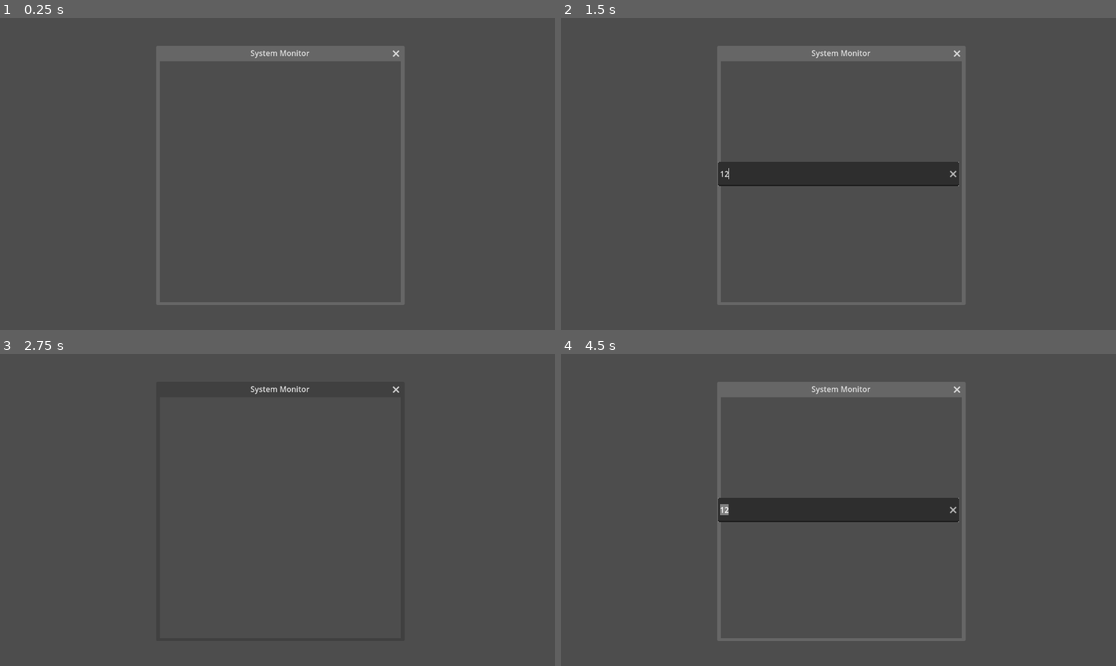
Above: before the commit, frames 1-4 (two rows, left to right).
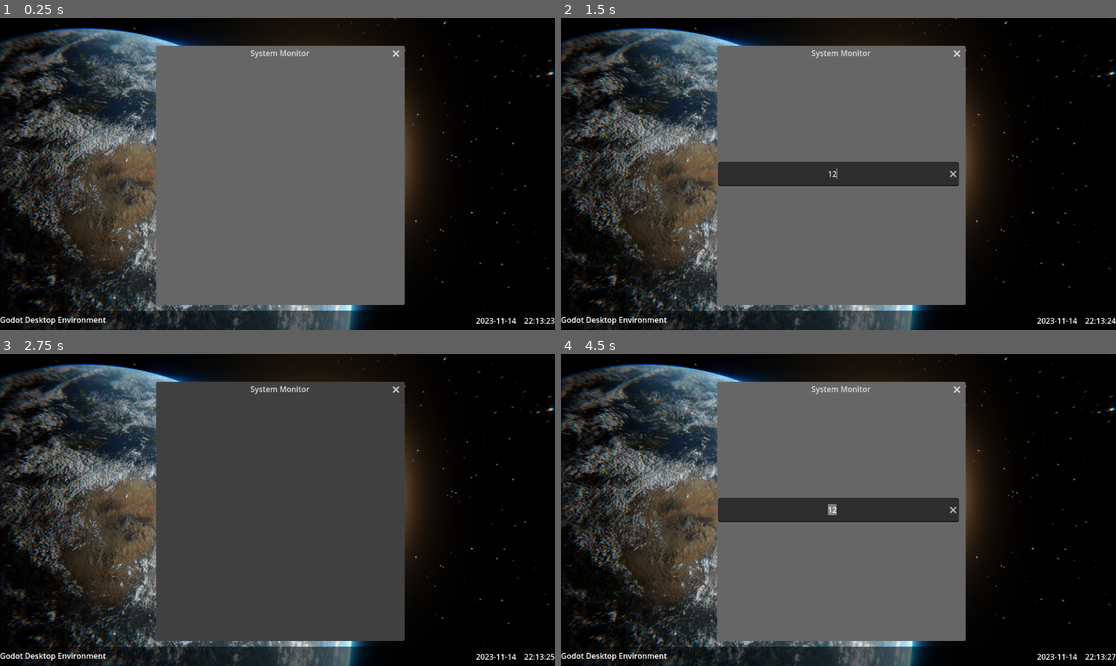
Above: after the commit, the same moments.

Repository: ywmaa/GDE
Game: Godot game, scene res://MainGDE.tscn
Two runs of this game, one before a commit and one after it. Both use one fixed random seed, a clock stepped at 60 frames per second and the inputs below.
Inputs (mouse positions are in pixels of both pictures, inside the frame that each line leads up to):
- Up to frame 1 (0.25 s): no input
- Up to frame 2 (1.5 s): tap Enter at 0.5 s; move the mouse to (960, 158) at 0.52 s; tap Ctrl (Launcher) at 0.6 s; click (960, 158) at 0.67 s; click (838, 174) at 1.27 s; type "12" at 1.35 s
- Up to frame 3 (2.75 s): move the mouse to (166, 525) at 2.02 s; tap Ctrl (Launcher) at 2.1 s; click (166, 525) at 2.17 s
- Up to frame 4 (4.5 s): tap Space at 2.75, 4.25 s; move the mouse to (894, 441) at 2.77 s; tap Ctrl (Launcher) at 2.85, 3.6, 4.35 s; click (894, 441) at 2.92 s; tap Enter at 3.5 s; move the mouse to (810, 572) at 3.52 s; click (810, 572) at 3.67 s; move the mouse to (1005, 556) at 4.27 s; click (1005, 556) at 4.42 s

The runs differ from the first frame. In frame 1, 92% of the frame differs, in the area x 0-100%, y 0-100%; in frame 2, 89%; in frame 3, 59%; in frame 4, 89%.

Commit message:
Background switching test | dock mock up

Diff:
--- /dev/null
+++ b/Apps/Dock/dock.gd
@@ -0,0 +1,14 @@
+extends Control
+class_name Dock
+
+@onready var time_date : Label = $ColorRect/TimeDate
+
+func _ready():
+	pass # Replace with function body.
+
+
+# Called every frame. 'delta' is the elapsed time since the previous frame.
+func _process(delta):
+	var date = Time.get_date_string_from_system()
+	var time = Time.get_time_string_from_system()
+	time_date.text = date + "    " + time
--- /dev/null
+++ b/Apps/Dock/dock.tscn
@@ -0,0 +1,49 @@
+[gd_scene load_steps=3 format=3 uid="uid://b0ir3taxgv0ls"]
+
+[ext_resource type="Script" path="res://Apps/Dock/dock.gd" id="1_y6afu"]
+
+[sub_resource type="LabelSettings" id="LabelSettings_cfwvj"]
+
+[node name="dock" type="Control"]
+custom_minimum_size = Vector2(0, 40)
+layout_mode = 3
+anchors_preset = 12
+anchor_top = 1.0
+anchor_right = 1.0
+anchor_bottom = 1.0
+grow_horizontal = 2
+grow_vertical = 0
+script = ExtResource("1_y6afu")
+
+[node name="ColorRect" type="ColorRect" parent="."]
+anchors_preset = 15
+anchor_right = 1.0
+anchor_bottom = 1.0
+grow_horizontal = 2
+grow_vertical = 2
+color = Color(0, 0, 0, 0.54902)
+
+[node name="TimeDate" type="Label" parent="ColorRect"]
+anchors_preset = 6
+anchor_left = 1.0
+anchor_top = 0.5
+anchor_right = 1.0
+anchor_bottom = 0.5
+offset_left = -40.0
+offset_top = -11.5
+offset_bottom = 11.5
+grow_horizontal = 0
+grow_vertical = 2
+label_settings = SubResource("LabelSettings_cfwvj")
+horizontal_alignment = 1
+vertical_alignment = 1
+
+[node name="DEName" type="Label" parent="ColorRect"]
+anchors_preset = 4
+anchor_top = 0.5
+anchor_bottom = 0.5
+offset_top = -13.0
+offset_right = 220.0
+offset_bottom = 13.0
+grow_vertical = 2
+text = "Godot Desktop Environment"
--- a/Apps/Launcher/launcher.gd
+++ b/Apps/Launcher/launcher.gd
@@ -8,7 +8,7 @@
 	self.connect("visibility_changed",focus)
 
 
-# Called every frame. 'delta' is the elapsed time since the previous frame.
+
 func _process(delta):
 	pass
 
--- a/Apps/Launcher/launcher.tscn
+++ b/Apps/Launcher/launcher.tscn
@@ -17,7 +17,7 @@
 grow_horizontal = 2
 grow_vertical = 2
 placeholder_text = "Launcher"
-alignment = 3
+alignment = 1
 clear_button_enabled = true
 select_all_on_focus = true
 caret_blink = true
--- a/Apps/SystemMonitor/system_monitor.tscn
+++ b/Apps/SystemMonitor/system_monitor.tscn
@@ -10,6 +10,7 @@
 size = Vector2i(500, 500)
 wrap_controls = true
 exclusive = true
+transparent = true
 script = ExtResource("1_a5y3x")
 
 [node name="ScrollContainer" type="ScrollContainer" parent="."]
@@ -24,7 +25,6 @@
 
 [node name="RichTextLabel" type="RichTextLabel" parent="ScrollContainer"]
 clip_contents = false
-layout_mode = 2
 bbcode_enabled = true
 fit_content_height = true
 scroll_active = false
--- a/MainGDE.gd
+++ b/MainGDE.gd
@@ -1,16 +1,50 @@
 extends Control
 
+
 var system_monitor := preload("res://Apps/SystemMonitor/system_monitor.tscn")
+
 var launcher := preload("res://Apps/Launcher/launcher.tscn")
 var launcher_inst : Launcher = launcher.instantiate()
 
+var dock := preload("res://Apps/Dock/dock.tscn")
+var dock_inst : Dock = dock.instantiate()
+
+
+var context_menu : PopupMenu = PopupMenu.new()
+@onready var desktop_background : TextureRect = get_node("Desktop Background")
+
 func _ready():
+	desktop_background.connect("gui_input",_on_desktop_background_gui_input)
+	add_child(dock_inst)
 	var system_monitor_inst : SystemMonitor = system_monitor.instantiate()
 	add_child(system_monitor_inst)
 	add_child(launcher_inst)
+	add_child(context_menu)
 	launcher_inst.visible = false
 
 func _process(delta):
 	if Input.is_action_just_pressed("Launcher"):
 		launcher_inst.position = DisplayServer.window_get_size()/2-launcher_inst.size/2
 		launcher_inst.visible = !launcher_inst.visible
+
+func create_desktop_context_menu():
+	context_menu.clear()
+	context_menu.add_item("Change Background")
+	context_menu.connect("id_pressed",desktop_context_menu_item_pressed)
+	context_menu.position = get_global_mouse_position()
+	context_menu.visible = true
+
+func desktop_context_menu_item_pressed(id: int):
+	match id:
+		0:
+			var background_images : Array = [load("res://Default Wallpapers/PlanetEarthBlenderEevee.png"),load("res://Default Wallpapers/wallpaperflare.com_wallpaper (2).jpg"),load("res://Default Wallpapers/wallpaperflare.com_wallpaper.jpg")]
+			var current_texture : int
+			for t in background_images:
+				if desktop_background.texture == t:
+					current_texture = background_images.find(t)
+					break
+			desktop_background.texture = background_images[current_texture + 1 if current_texture < 2 else 0]
+
+func _on_desktop_background_gui_input(event):
+	if Input.is_action_just_pressed("context menu"):
+		create_desktop_context_menu()
--- a/MainGDE.tscn
+++ b/MainGDE.tscn
@@ -1,6 +1,7 @@
-[gd_scene load_steps=2 format=3 uid="uid://c07dff41nkvhw"]
+[gd_scene load_steps=3 format=3 uid="uid://c07dff41nkvhw"]
 
 [ext_resource type="Script" path="res://MainGDE.gd" id="1_crxyt"]
+[ext_resource type="Texture2D" uid="uid://dmhx2hwwt5jxt" path="res://Default Wallpapers/PlanetEarthBlenderEevee.png" id="2_g02pp"]
 
 [node name="MainGDE" type="Control"]
 show_behind_parent = true
@@ -12,11 +13,12 @@
 grow_vertical = 2
 script = ExtResource("1_crxyt")
 
-[node name="RichTextLabel" type="RichTextLabel" parent="."]
+[node name="Desktop Background" type="TextureRect" parent="."]
 layout_mode = 1
 anchors_preset = 15
 anchor_right = 1.0
 anchor_bottom = 1.0
 grow_horizontal = 2
 grow_vertical = 2
-bbcode_enabled = true
+texture = ExtResource("2_g02pp")
+ignore_texture_size = true
--- a/project.godot
+++ b/project.godot
@@ -9,6 +9,11 @@
 config_version=5
 
 _global_script_classes=[{
+"base": "Control",
+"class": &"Dock",
+"language": &"GDScript",
+"path": "res://Apps/Dock/dock.gd"
+}, {
 "base": "Window",
 "class": &"Launcher",
 "language": &"GDScript",
@@ -20,6 +25,7 @@
 "path": "res://Apps/SystemMonitor/system_monitor.gd"
 }]
 _global_script_class_icons={
+"Dock": "",
 "Launcher": "",
 "SystemMonitor": ""
 }
@@ -29,6 +35,7 @@
 config/name="GDE"
 run/main_scene="res://MainGDE.tscn"
 config/features=PackedStringArray("4.0", "Forward Plus")
+run/low_processor_mode=true
 config/icon="res://icon.svg"
 
 [autoload]
@@ -48,3 +55,8 @@
 "events": [Object(InputEventKey,"resource_local_to_scene":false,"resource_name":"","device":0,"window_id":0,"alt_pressed":false,"shift_pressed":false,"ctrl_pressed":false,"meta_pressed":false,"pressed":false,"keycode":0,"physical_keycode":4194326,"unicode":0,"echo":false,"script":null)
 ]
 }
+"context menu"={
+"deadzone": 0.5,
+"events": [Object(InputEventMouseButton,"resource_local_to_scene":false,"resource_name":"","device":-1,"window_id":0,"alt_pressed":false,"shift_pressed":false,"ctrl_pressed":false,"meta_pressed":false,"button_mask":0,"position":Vector2(0, 0),"global_position":Vector2(0, 0),"factor":1.0,"button_index":2,"pressed":false,"double_click":false,"script":null)
+]
+}
Binary file added: Default Wallpapers/PlanetEarthBlenderEevee.png
Not shown, added: Default Wallpapers/PlanetEarthBlenderEevee.png.import
Not shown, added: Default Wallpapers/wallpaperflare.com_wallpaper (2).jpg.import
Binary file added: Default Wallpapers/wallpaperflare.com_wallpaper.jpg
Not shown, added: Default Wallpapers/wallpaperflare.com_wallpaper.jpg.import
Not shown, added: Default Wallpapers/wallpaperflare.com_wallpaper (2).jpg
Not shown, changed: README.md
